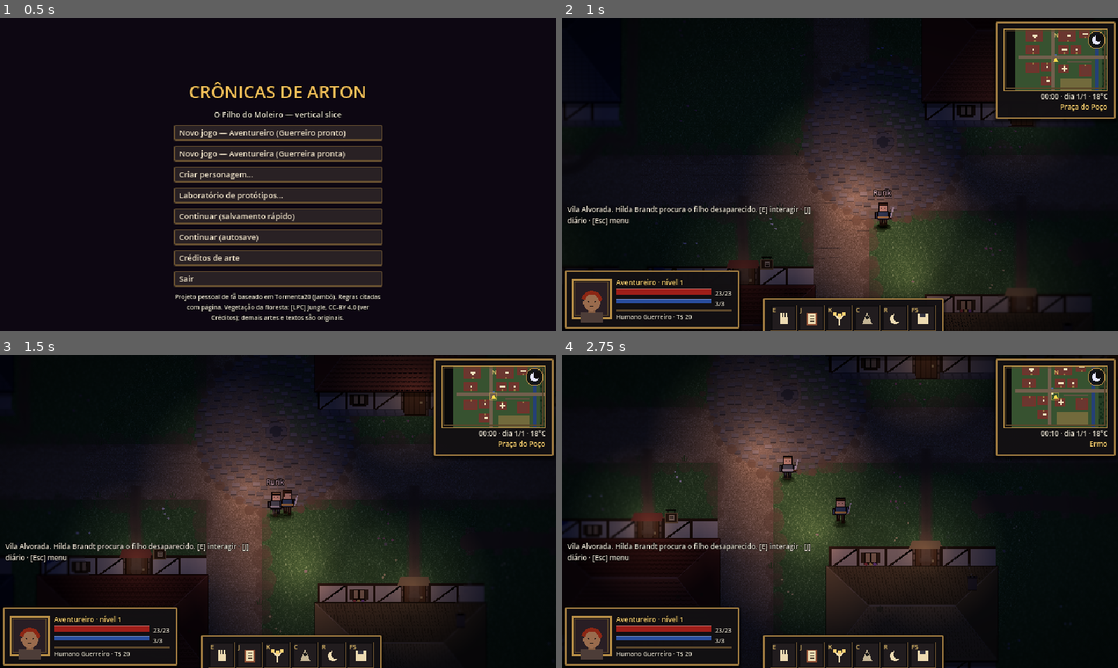
Above: before the commit, frames 1-4 (two rows, left to right).
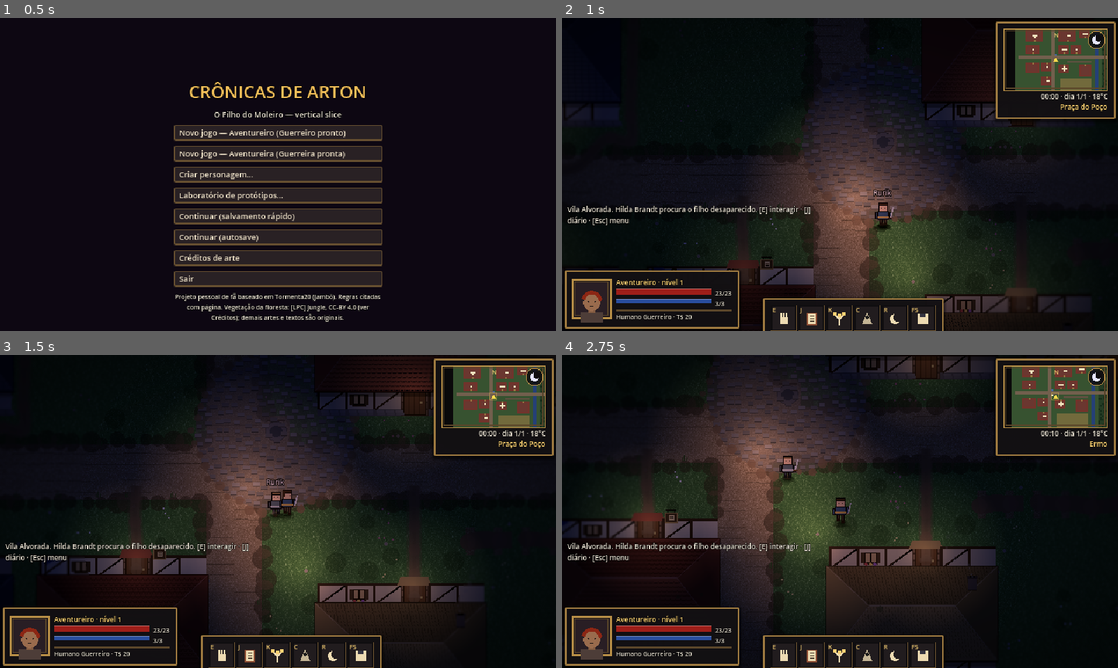
Above: after the commit, the same moments.

Repository: Vihtones/Cronicas-de-arton-1
Game: Godot game, scene res://scenes/main.tscn
Same seed, same stepped clock (60 frames per second), same inputs: the game is played once before the commit and once after it.
Inputs (mouse positions are in pixels of both pictures, inside the frame that each line leads up to):
- Up to frame 1 (0.5 s): no input
- Up to frame 2 (1 s): click "Novo jogo — Aventureiro (Guer…" at 0.5 s
- Up to frame 3 (1.5 s): tap Enter at 1.25, 1.35 s; move the mouse to (400, 495) at 1.27 s; hold D (move_right) from 1.28 s (still down); click (400, 495) at 1.42 s
- Up to frame 4 (2.75 s): tap Space at 1.52, 2.27 s; move the mouse to (728, 527) at 2.02 s; release D (move_right) at 2.03 s; hold S (move_down) from 2.03 s (still down); tap Keypad Enter at 2.1 s

Frame 1 is identical in both runs. In frame 2, 0.3% of the frame differs, in the area x 21-83%, y 9-88%; in frame 3, 0.3%; in frame 4, 0.9%, in the area x 21-98%, y 3-68%.

Commit message:
Orientações godot-claude-skills: checagem de tipos, nomes/grupos de nós, captura estável, menos redesenho; doc do achado de cintilação
Co-Authored-By: Claude Opus 5.5 <noreply@anthropic.com>
Claude-Session: https://claude.ai/code/session_01HZtRiEACHZcGjMf5GEYDgx

Diff:
--- a/project.godot
+++ b/project.godot
@@ -37,4 +37,3 @@
 ; caminho mais estável que o OpenGL nativo de muitos drivers de vídeo no Windows.
 gl_compatibility/driver.windows="opengl3_angle"
 gl_compatibility/fallback_to_angle=true
-gl_compatibility/item_buffer_size=65536
--- a/src/application/telemetry.gd
+++ b/src/application/telemetry.gd
@@ -10,7 +10,7 @@
 const CAP := 3000
 
 
-func push(arr: Array, v) -> void:
+func push(arr: Array, v: Variant) -> void:
 	arr.append(v)
 	if arr.size() > CAP:
 		arr.pop_front()
--- a/src/domain/modules/lineage_module.gd
+++ b/src/domain/modules/lineage_module.gd
@@ -99,7 +99,7 @@
 	return out
 
 
-func _grow_up(npcs) -> Array:
+func _grow_up(npcs: NpcModule) -> Array:
 	var out: Array = []
 	for id in dynamic_npcs:
 		var d: Dictionary = dynamic_npcs[id]
--- a/src/domain/modules/progression_module.gd
+++ b/src/domain/modules/progression_module.gd
@@ -39,7 +39,7 @@
 	return PackedStringArray(["CREATURE_DEFEATED", "COMBAT_ENDED", "MYSTERY_RESOLVED", "TARGET_INSPECTED", "DIALOGUE_TEST", "STEALTH_CHECK"])
 
 
-static func nd_value(nd) -> float:
+static func nd_value(nd: Variant) -> float:
 	var s := str(nd)
 	if s.contains("/"):
 		return float(s.get_slice("/", 0)) / float(s.get_slice("/", 1))
--- a/src/domain/rules/rule_registry.gd
+++ b/src/domain/rules/rule_registry.gd
@@ -50,7 +50,7 @@
 	return _rules.has(id)
 
 
-func value(id: String, default = null):
+func value(id: String, default: Variant = null) -> Variant:
 	return _rules[id].valor if _rules.has(id) else default
 
 
--- a/src/presentation/ambient_life.gd
+++ b/src/presentation/ambient_life.gd
@@ -145,6 +145,8 @@
 func _new_view(sheet: String, scale_: float = 1.0) -> ActorView:
 	var v := ActorView.new()
 	v.setup("figurante_%d" % _rng.randi(), "res://assets/chars/%s.png" % sheet, "")
+	v.name = "Figurante_%s" % sheet.capitalize()
+	v.add_to_group("figurantes")
 	v.sprite.self_modulate = TINTS[_rng.randi() % TINTS.size()]
 	v.base_scale = scale_
 	v.shadow_contact.scale = Vector2.ONE * scale_
@@ -352,6 +354,8 @@
 		_cart_t = _rng.randf_range(18.0, 40.0) * (2.0 if raining else 1.0)
 		var east := _rng.randf() < 0.5
 		var node := Cart.new()
+		node.name = "Carroca"
+		node.add_to_group("figurantes")
 		node.dir = -1.0 if east else 1.0
 		node.position = Vector2((47 if east else 0) * TILE, (25 if east else 26) * TILE + 16)
 		node.cargo = _rng.randi() % 3
@@ -384,6 +388,7 @@
 			Vector2(17.2, 28.6), Vector2(26.2, 28.6)]
 		for i in spots.size():
 			var s := Stall.new()
+			s.name = "Barraca_%d" % i
 			s.position = (spots[i] as Vector2) * TILE + Vector2(0, 24)
 			s.stripe = [Color(0.7, 0.18, 0.15), Color(0.2, 0.4, 0.65), Color(0.85, 0.65, 0.2), Color(0.3, 0.55, 0.3), Color(0.55, 0.25, 0.55)][i % 5]
 			s.goods = i % 4
--- a/src/presentation/art/art_governor.gd
+++ b/src/presentation/art/art_governor.gd
@@ -87,7 +87,7 @@
 	return str(direction.get("papeis", {}).get(role, {}).get("tile", ""))
 
 
-func policy(key: String, default_value = null):
+func policy(key: String, default_value: Variant = null) -> Variant:
 	return direction.get("politicas_runtime", {}).get(key, default_value)
 
 
--- a/src/presentation/art/building_layer.gd
+++ b/src/presentation/art/building_layer.gd
@@ -79,10 +79,13 @@
 	# fica bem abaixo do limite de comandos do renderizador de compatibilidade
 	for b in buildings:
 		var rn := Node2D.new()
+		rn.name = "Telhado_" + str(b.id)
+		rn.add_to_group("telhados")
 		rn.draw.connect(_draw_roof_on.bind(rn, b))
 		add_child(rn)
 		b["node"] = rn
 		var fn := Node2D.new()
+		fn.name = "Fachada_" + str(b.id)
 		fn.draw.connect(_draw_facade_on.bind(fn, b))
 		facade.add_child(fn)
 		b["fnode"] = fn
--- a/src/presentation/art/path_dressing.gd
+++ b/src/presentation/art/path_dressing.gd
@@ -48,11 +48,13 @@
 	for cy in range(0, db.size.y, CHUNK):
 		for cx in range(0, db.size.x, CHUNK):
 			var ch := Node2D.new()
+			ch.name = "Chao_%d_%d" % [cx, cy]
 			ch.draw.connect(_draw_chunk.bind(ch, Rect2i(cx, cy, CHUNK, CHUNK)))
 			add_child(ch)
 			move_child(ch, 0)
 			_chunks.append(ch)
 			ch.queue_redraw()
+	call_deferred("_bake_chunks")
 	var ex := Node2D.new()
 	ex.draw.connect(_draw_extras.bind(ex))
 	add_child(ex)
@@ -258,3 +260,50 @@
 			pts.append(p + Vector2(cos(a) * (9.0 + (i * 7 + k * 3) % 4) * s, sin(a) * (4.0 + (i + k) % 2) * s))
 		puddles.draw_colored_polygon(pts, Color(0.32, 0.36, 0.42, 0.55 * _wet))
 		puddles.draw_line(p + Vector2(-4, -1) * s, p + Vector2(3, -2) * s, Color(0.75, 0.8, 0.88, 0.35 * _wet), 1.0)
+
+
+## Assa cada pedaço numa textura (uma vez): o chão decorado vira um sprite por pedaço em vez de
+## milhares de comandos de desenho por quadro. Sob carga, o renderizador de compatibilidade
+## chegava a perder pedaços da tela (blocos pretos). Sem renderização (headless) mantém o desenho vivo.
+func _bake_chunks() -> void:
+	if DisplayServer.get_name() == "headless":
+		return
+	var gen := _chunks.duplicate()
+	for ch in gen:
+		if not is_instance_valid(ch) or not (ch is Node2D) or ch.get_child_count() > 0:
+			continue
+		var area: Rect2i = Rect2i()
+		for c in (ch as Node2D).draw.get_connections():
+			var args: Array = (c.callable as Callable).get_bound_arguments()
+			if args.size() == 2 and args[1] is Rect2i: area = args[1]
+		if area.size == Vector2i.ZERO:
+			continue
+		var vp := SubViewport.new()
+		vp.size = area.size * TILE
+		vp.transparent_bg = true
+		vp.render_target_update_mode = SubViewport.UPDATE_ONCE
+		vp.canvas_item_default_texture_filter = Viewport.DEFAULT_CANVAS_ITEM_TEXTURE_FILTER_NEAREST
+		var painter := Node2D.new()
+		painter.position = -Vector2(area.position * TILE)
+		painter.draw.connect(_draw_chunk.bind(painter, area))
+		vp.add_child(painter)
+		add_child(vp)
+		await RenderingServer.frame_post_draw
+		await RenderingServer.frame_post_draw
+		if not is_instance_valid(ch):
+			vp.queue_free()
+			return
+		var img := vp.get_texture().get_image()
+		vp.queue_free()
+		if img == null or img.is_empty():
+			continue
+		var spr := Sprite2D.new()
+		spr.name = "ChaoAssado_%d_%d" % [area.position.x, area.position.y]
+		spr.texture = ImageTexture.create_from_image(img)
+		spr.centered = false
+		spr.position = Vector2(area.position * TILE)
+		var idx := (ch as Node).get_index()
+		add_child(spr)
+		move_child(spr, idx)
+		_chunks[_chunks.find(ch)] = spr
+		(ch as Node).queue_free()
--- a/src/presentation/ui/minimap.gd
+++ b/src/presentation/ui/minimap.gd
@@ -10,6 +10,7 @@
 var weather_icon := "limpo"
 var night := false
 var _t := 0.0
+var _acc := 0.0
 
 
 func _init() -> void:
@@ -41,7 +42,9 @@
 
 func _process(delta: float) -> void:
 	_t += delta
-	if visible:
+	_acc += delta
+	if visible and _acc >= 0.1:   # 10 quadros/s bastam para o minimapa
+		_acc = 0.0
 		queue_redraw()
 
 
--- a/src/presentation/ui/ui_root.gd
+++ b/src/presentation/ui/ui_root.gd
@@ -179,6 +179,7 @@
 var toast: Label
 var belt: PanelContainer
 var _belt_slots: Dictionary = {}
+var _belt_key := ""
 var panel_tree: PowerTreePanel
 var lbl_clock: Label
 var lbl_place: Label
@@ -364,7 +365,10 @@
 		(_belt_slots.poderes as HotSlot).active = s.pending_powers > 0
 		(_belt_slots.poderes as HotSlot).badge = ("+%d" % s.pending_powers) if s.pending_powers > 0 else ""
 		(_belt_slots.furtivo as HotSlot).active = sneak
-		for k in _belt_slots: (_belt_slots[k] as HotSlot).queue_redraw()
+		var key := "%d|%s" % [s.pending_powers, sneak]
+		if key != _belt_key:
+			_belt_key = key
+			for k in _belt_slots: (_belt_slots[k] as HotSlot).queue_redraw()
 	minimap.weather_icon = wm.region.condition if wm.enabled else "limpo"
 	minimap.night = c.hour < 6 or c.hour >= 19
 	var te: TownEventsModule = w.modules.town_events
@@ -750,7 +754,10 @@
 			b.badge = pol
 			b.active = pol == "sempre"
 		b.cost = {"especial": 1, "impeto": 1, "velocidade": 2, "emboscar": 2, "pungente": 1, "raspao": 2}.get(ic, 0)
-		b.queue_redraw()
+		var st := "%s|%s|%s|%d" % [b.visible, b.active, b.badge, b.cost]
+		if st != str(b.get_meta("st", "")):
+			b.set_meta("st", st)
+			b.queue_redraw()
 	var s := c.sim
 	var order: Array = []
 	for id in s.order:
--- a/tools/art_test_runner.gd
+++ b/tools/art_test_runner.gd
@@ -34,6 +34,7 @@
 
 func _shot(name: String) -> void:
 	await _frames(4)
+	await RenderingServer.frame_post_draw   # captura só com o quadro completo (sob carga pegava quadros pela metade)
 	root.get_texture().get_image().save_png(out_dir.path_join(name + ".png"))
 	print("shot ", name)
 
--- a/tools/combat_fx_check.gd
+++ b/tools/combat_fx_check.gd
@@ -18,6 +18,7 @@
 
 func _shot(n: String) -> void:
 	await _frames(1)
+	await RenderingServer.frame_post_draw   # captura só com o quadro completo (sob carga pegava quadros pela metade)
 	root.get_texture().get_image().save_png(out_dir.path_join(n + ".png"))
 	print("shot ", n)
 
--- a/tools/fx_runner.gd
+++ b/tools/fx_runner.gd
@@ -23,11 +23,12 @@
 
 func _shot(name: String) -> void:
 	await _frames(2)
+	await RenderingServer.frame_post_draw   # captura só com o quadro completo (sob carga pegava quadros pela metade)
 	root.get_texture().get_image().save_png(out_dir.path_join(name + ".png"))
 	print("shot ", name)
 
 
-func _goto(G, tile: Vector2i, tick: int, weather := "limpo") -> void:
+func _goto(G: Node, tile: Vector2i, tick: int, weather := "limpo") -> void:
 	G.world.clock.tick = tick
 	G.world.player.position = G.db.tile_to_world(tile)
 	main.player.sync_from_world()
--- a/tools/lab_runner.gd
+++ b/tools/lab_runner.gd
@@ -21,6 +21,7 @@
 
 func _shot(name: String) -> void:
 	await _frames(3)
+	await RenderingServer.frame_post_draw   # captura só com o quadro completo (sob carga pegava quadros pela metade)
 	root.get_viewport().get_texture().get_image().save_png(out_dir.path_join(name + ".png"))
 	print("shot ", name)
 
--- a/tools/life_runner.gd
+++ b/tools/life_runner.gd
@@ -24,11 +24,12 @@
 
 func _shot(name: String) -> void:
 	await _frames(2)
+	await RenderingServer.frame_post_draw   # captura só com o quadro completo (sob carga pegava quadros pela metade)
 	root.get_texture().get_image().save_png(out_dir.path_join(name + ".png"))
 	print("shot ", name)
 
 
-func _goto(G, tile: Vector2i, day: int, hour: int, weather := "limpo") -> void:
+func _goto(G: Node, tile: Vector2i, day: int, hour: int, weather := "limpo") -> void:
 	var target := (day * 24 + hour) * 6
 	if target > G.world.clock.tick:
 		G.send("AdvanceTime", {"ticks": target - G.world.clock.tick})
--- a/tools/screenshot_runner.gd
+++ b/tools/screenshot_runner.gd
@@ -23,6 +23,7 @@
 
 func _shot(name: String) -> void:
 	await _frames(3)
+	await RenderingServer.frame_post_draw   # captura só com o quadro completo (sob carga pegava quadros pela metade)
 	var img := root.get_viewport().get_texture().get_image()
 	img.save_png(out_dir.path_join(name + ".png"))
 	print("shot ", name)
Not shown, added: docs/ORIENTACOES_GODOT.md
